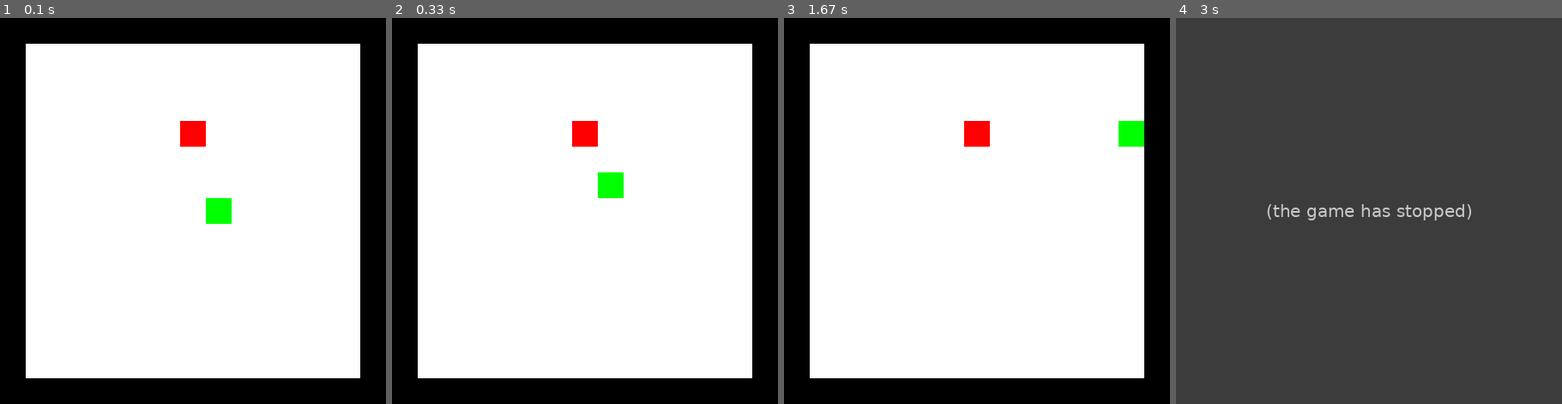
Above: before the commit, frames 1-4 (left to right).
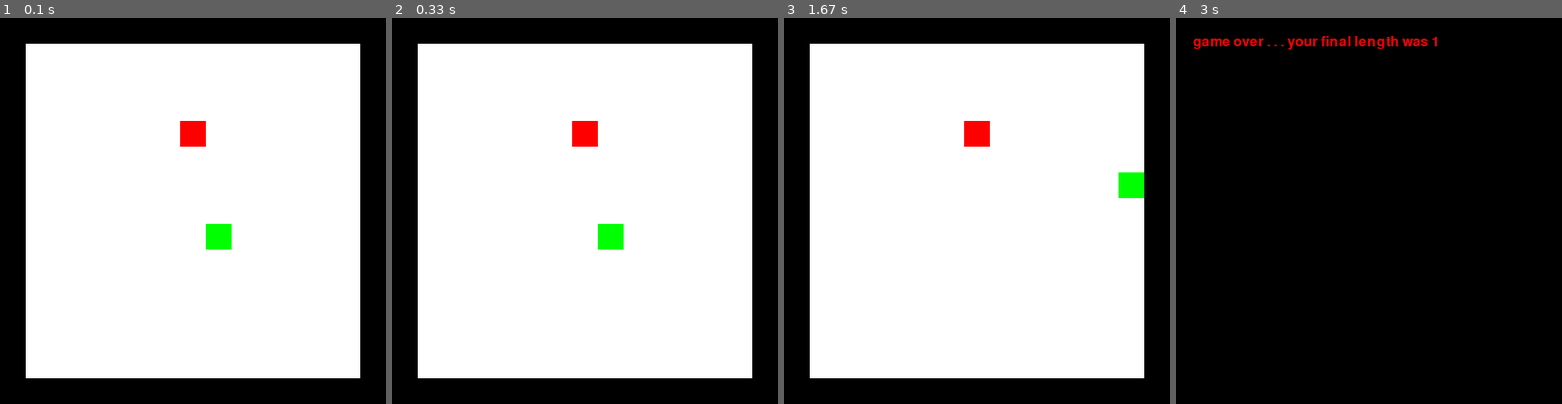
Above: after the commit, the same moments.

Repository: lila-smith/snake-game-reinforcement-learning
Game: pygame game, started from snake_game.py
The game is run twice, just before and just after one commit, with the same random seed, the same clock (stepped at 60 frames per second) and the same inputs.
Inputs:
- Up to frame 1 (0.1 s): no input
- Up to frame 2 (0.33 s): no input
- Up to frame 3 (1.67 s): hold Right 0.33-0.8 s; hold Up 0.83-1.27 s; hold Right from 1.3 s (still down)
- Up to frame 4 (3 s): release Right at 1.8 s

The runs differ from the first frame. In frame 1, 0.9% of the frame differs, in the area x 53-60%, y 46-60%; in frame 2, 0.9%; in frame 3, 0.9%; in frame 4, 100%, in the area x 0-100%, y 0-100%.
Before the commit the program exited at 2 s; later frames show no game.

Commit message:
Changed starting direction to [0,0] and added gameover screen.

Diff:
--- a/snake_game.py
+++ b/snake_game.py
@@ -21,6 +21,9 @@
         graphic_view.draw()
         time.sleep(.2)
 
+    while gameboard.end_condition:
+        controls.get_input()
+        graphic_view.draw_gameover()
 
 if __name__ == "__main__":
     main()
--- a/snake_model.py
+++ b/snake_model.py
@@ -17,7 +17,7 @@
         """
         self._end_condition = False
         self._side = side
-        self._direction = [-1, 0] #Delta row, delta column
+        self._direction = [0, 0] #Delta row, delta column
         self._board_array = [[None for _ in range(self._side)] \
                             for _ in range(self._side)]
 
@@ -58,12 +58,17 @@
     def end_condition(self):
         return self._end_condition
 
+    @property
+    def snake_length(self):
+        return len(self._snake)
+
     def change_direction(self, direction):
         self._direction = direction
 
     def check_next_square(self):
         snake_head = self._snake[0]
-        self.board_array[(snake_head[0] + self.direction[0])] \
+        if not self.direction == [0,0]:
+            self.board_array[(snake_head[0] + self.direction[0])] \
                         [(snake_head[1] + self.direction[1])] \
                         .interaction(self)
 
--- a/snake_view.py
+++ b/snake_view.py
@@ -21,6 +21,13 @@
 
     @abstractmethod
     def draw(self):
+        """
+
+        """
+        pass
+
+    @abstractmethod
+    def draw_gameover(self):
         """
 
         """
@@ -80,3 +87,12 @@
                 pygame.draw.rect(self.screen, item.color, (col_index * self.scale_factor, row_index * self.scale_factor, self.scale_factor, self.scale_factor))
 
         pygame.display.flip()
+
+    def draw_gameover(self):
+        """
+        """
+        font = pygame.font.SysFont(None, 24)
+        img = font.render(f"game over . . . your final length was {self.board.snake_length}", True, (255,0,0))
+        self.screen.fill((0,0,0))
+        self.screen.blit(img, (20, 20))
+        pygame.display.flip()
